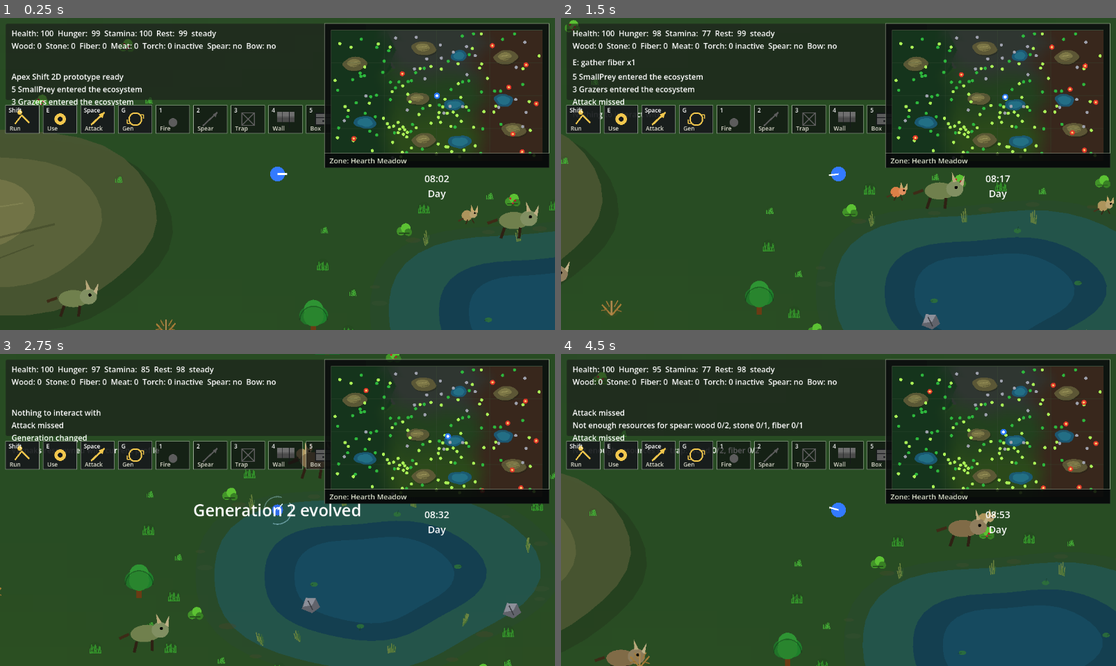
Above: before the commit, frames 1-4 (two rows, left to right).
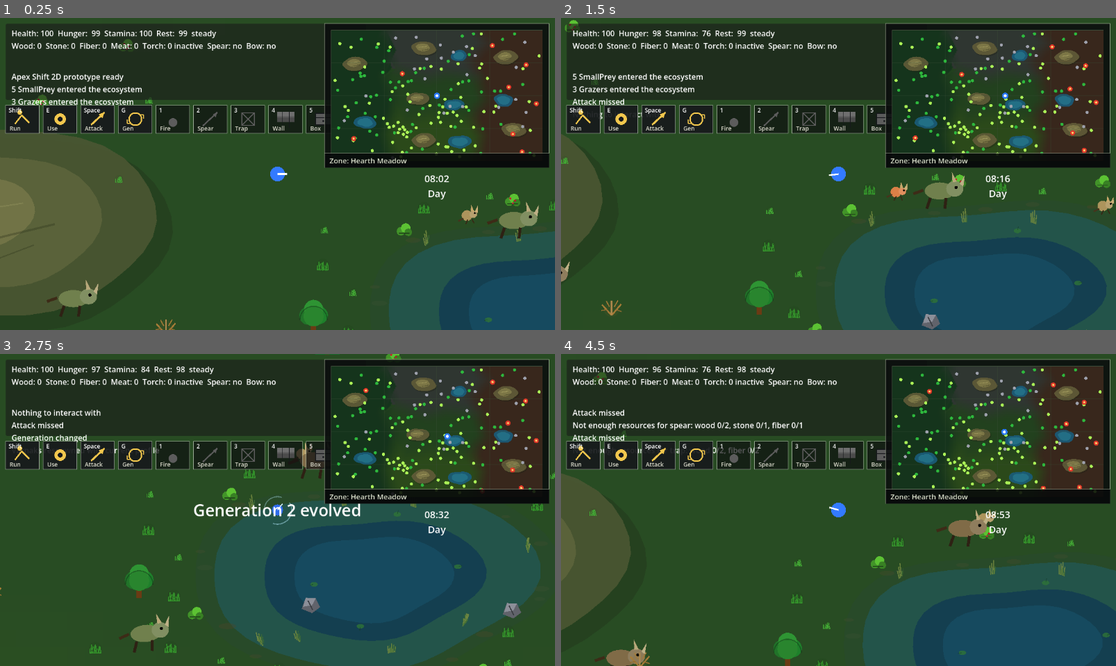
Above: after the commit, the same moments.

Repository: krisstoof/apex-shift-2d
Game: Godot game, scene res://scenes/main.tscn
Same seed, same stepped clock (60 frames per second), same inputs: the game is played once before the commit and once after it.
Inputs (mouse positions are in pixels of both pictures, inside the frame that each line leads up to):
- Up to frame 1 (0.25 s): no input
- Up to frame 2 (1.5 s): tap Enter at 0.5 s; move the mouse to (960, 158) at 0.52 s; hold D (move_right) 0.53-1.28 s; hold Shift 0.53-1.28 s; click (960, 158) at 0.67 s; tap Space at 0.77 s; move the mouse to (727, 189) at 1.27 s; hold S (move_down) from 1.28 s (still down); tap E at 1.35 s
- Up to frame 3 (2.75 s): tap Space at 1.52 s; move the mouse to (333, 441) at 2.02 s; release S (move_down) at 2.03 s; hold D (move_right) from 2.03 s (still down); tap G at 2.1 s
- Up to frame 4 (4.5 s): move the mouse to (810, 572) at 2.77 s; release D (move_right) at 2.78 s; hold W (move_up) 2.78-3.53 s; tap 1 at 2.85 s; click (810, 572) at 2.92 s; tap Space at 3.02, 3.77 s; move the mouse to (1005, 556) at 3.52 s; hold A (move_left) from 3.53 s (still down); tap 2 at 3.6 s; move the mouse to (672, 463) at 4.27 s; tap 3 at 4.35 s

The runs differ from the first frame. In frame 1, less than 0.1% of the frame differs, in the area x 63-98%, y 8-43%; in frame 2, 0.2%, in the area x 2-97%, y 4-53%; in frame 3, less than 0.1%; in frame 4, less than 0.1%.

Commit message:
polish/#93 Fix biome blend color accumulator

Diff:
--- a/scripts/systems/game_balance.gd
+++ b/scripts/systems/game_balance.gd
@@ -211,6 +211,14 @@
 	"tree_regrowth_time_days": 3,
 	"dry_bush_regrowth_time_days": 3,
 	"growth_tick_seconds": 5.0
+}
+
+const BIOME_VISUALS := {
+	"biome_blend_radius": 300.0,
+	"biomass_depleted_tint": Color(0.34, 0.31, 0.22),
+	"biomass_tint_max_strength": 0.38,
+	"biomass_darkening_max_strength": 0.08,
+	"biomass_visual_bucket_percent": 5.0
 }
 
 const ECOSYSTEM := {
--- a/scripts/ui/hud.gd
+++ b/scripts/ui/hud.gd
@@ -2,6 +2,7 @@
 
 const WORLD_CONFIG := preload("res://scripts/world/world_config.gd")
 const ECOSYSTEM_MESSAGE_COOLDOWN_SECONDS := 30.0
+const HUD_REFRESH_INTERVAL := 0.10
 
 var player: Node
 var evolution_director: Node
@@ -12,6 +13,7 @@
 var map_screen_open := false
 var pause_menu_open := false
 var center_notification_time := 0.0
+var hud_refresh_timer := 0.0
 var ecosystem_message_cooldowns: Dictionary = {}
 
 @onready var stats_label: Label = $Panel/StatsLabel
@@ -49,6 +51,7 @@
 	minimap.bind(player, world_rect, biome_zones, landmarks)
 	map_screen.bind(player, evolution_director, day_night_system, world_rect, biome_zones, landmarks)
 	debug_panel.bind(player, evolution_director, day_night_system, ecosystem_director)
+	_refresh_hud_text()
 
 
 func _process(delta: float) -> void:
@@ -57,6 +60,16 @@
 	if center_notification_time > 0.0:
 		center_notification_time = max(center_notification_time - delta, 0.0)
 		center_notification_label.visible = center_notification_time > 0.0
+	hud_refresh_timer += delta
+	if hud_refresh_timer < HUD_REFRESH_INTERVAL:
+		return
+	hud_refresh_timer = 0.0
+	_refresh_hud_text()
+
+
+func _refresh_hud_text() -> void:
+	if not player or not evolution_director or not day_night_system:
+		return
 	var clock_text: String = day_night_system.get_clock_time() if day_night_system.has_method("get_clock_time") else "--:--"
 	var time_label: String = day_night_system.get_time_label() if day_night_system.has_method("get_time_label") else ""
 	clock_label.text = "%s\n%s" % [clock_text, time_label]
--- a/scripts/ui/map_screen.gd
+++ b/scripts/ui/map_screen.gd
@@ -5,7 +5,7 @@
 const PADDING := 24.0
 const PANEL_GAP := 20.0
 const BIOME_BLEND_TEXTURE_SIZE := Vector2i(160, 98)
-const BIOME_BLEND_RADIUS := 420.0
+const DEFAULT_BIOME_BLEND_RADIUS := 300.0
 const BIOME_NEIGHBOR_BLEND_WEIGHT := 0.90
 const POND_MARKER_Y_SCALE := 0.62
 const HILL_MARKER_Y_SCALE := 0.58
@@ -360,7 +360,7 @@
 				(float(y) + 0.5) / float(BIOME_BLEND_TEXTURE_SIZE.y)
 			)
 			var world_position := world_rect.position + uv * world_rect.size
-			image.set_pixel(x, y, _get_blended_biome_color_at(world_position, biome_zones, colors, BIOME_BLEND_RADIUS))
+			image.set_pixel(x, y, _get_blended_biome_color_at(world_position, biome_zones, colors, _get_biome_blend_radius()))
 	biome_blend_texture = ImageTexture.create_from_image(image)
 	biome_blend_colors_key = current_key
 
@@ -422,10 +422,15 @@
 
 func _get_biome_colors_key() -> String:
 	var parts: Array[String] = []
+	parts.append("blend:%.1f" % _get_biome_blend_radius())
 	for biome in biome_zones:
 		var color := Color(biome["color"])
 		parts.append("%.3f:%.3f:%.3f" % [color.r, color.g, color.b])
 	return "|".join(parts)
+
+
+func _get_biome_blend_radius() -> float:
+	return max(float(GAME_BALANCE.BIOME_VISUALS.get("biome_blend_radius", DEFAULT_BIOME_BLEND_RADIUS)), 1.0)
 
 
 func _world_to_map(world_position: Vector2, map_rect: Rect2) -> Vector2:
--- a/scripts/ui/minimap.gd
+++ b/scripts/ui/minimap.gd
@@ -4,10 +4,11 @@
 const GAME_BALANCE := preload("res://scripts/systems/game_balance.gd")
 const PADDING := 14.0
 const BIOME_BLEND_TEXTURE_SIZE := Vector2i(192, 116)
-const BIOME_BLEND_RADIUS := 420.0
+const DEFAULT_BIOME_BLEND_RADIUS := 300.0
 const BIOME_NEIGHBOR_BLEND_WEIGHT := 0.90
 const POND_MARKER_Y_SCALE := 0.62
 const HILL_MARKER_Y_SCALE := 0.58
+const MINIMAP_REDRAW_INTERVAL := 0.20
 
 var player: Node2D
 var world_rect := WORLD_CONFIG.WORLD_RECT
@@ -15,6 +16,7 @@
 var landmarks: Array[Dictionary] = []
 var biome_blend_texture: ImageTexture
 var biome_blend_colors_key := ""
+var minimap_redraw_timer := 0.0
 
 
 func _ready() -> void:
@@ -29,8 +31,11 @@
 	queue_redraw()
 
 
-func _process(_delta: float) -> void:
-	queue_redraw()
+func _process(delta: float) -> void:
+	minimap_redraw_timer += delta
+	if minimap_redraw_timer >= MINIMAP_REDRAW_INTERVAL:
+		minimap_redraw_timer = 0.0
+		queue_redraw()
 
 
 func _draw() -> void:
@@ -76,7 +81,7 @@
 				(float(y) + 0.5) / float(BIOME_BLEND_TEXTURE_SIZE.y)
 			)
 			var world_position := world_rect.position + uv * world_rect.size
-			image.set_pixel(x, y, _get_blended_biome_color_at(world_position, biome_zones, colors, BIOME_BLEND_RADIUS))
+			image.set_pixel(x, y, _get_blended_biome_color_at(world_position, biome_zones, colors, _get_biome_blend_radius()))
 	biome_blend_texture = ImageTexture.create_from_image(image)
 	biome_blend_colors_key = current_key
 
@@ -138,10 +143,15 @@
 
 func _get_biome_colors_key() -> String:
 	var parts: Array[String] = []
+	parts.append("blend:%.1f" % _get_biome_blend_radius())
 	for biome in biome_zones:
 		var color := Color(biome["color"])
 		parts.append("%.3f:%.3f:%.3f" % [color.r, color.g, color.b])
 	return "|".join(parts)
+
+
+func _get_biome_blend_radius() -> float:
+	return max(float(GAME_BALANCE.BIOME_VISUALS.get("biome_blend_radius", DEFAULT_BIOME_BLEND_RADIUS)), 1.0)
 
 
 func _draw_grid(content_rect: Rect2) -> void:
--- a/scripts/ui/skill_icon_bar.gd
+++ b/scripts/ui/skill_icon_bar.gd
@@ -1,6 +1,9 @@
 extends Control
 
+const ICON_BAR_REDRAW_INTERVAL := 0.20
+
 var player: Node
+var redraw_timer := 0.0
 
 var slots := [
 	{"key": "Shift", "name": "Run", "kind": "run"},
@@ -23,8 +26,11 @@
 	queue_redraw()
 
 
-func _process(_delta: float) -> void:
-	queue_redraw()
+func _process(delta: float) -> void:
+	redraw_timer += delta
+	if redraw_timer >= ICON_BAR_REDRAW_INTERVAL:
+		redraw_timer = 0.0
+		queue_redraw()
 
 
 func _draw() -> void:
--- a/scripts/world/world.gd
+++ b/scripts/world/world.gd
@@ -21,10 +21,11 @@
 const DEBUG_GRAZER_VISIBLE_COUNT := 2
 const DEBUG_SMALL_PREY_SPAWN_RADIUS := 180.0
 const DEBUG_GRAZER_SPAWN_RADIUS := 240.0
-const BIOME_DEPLETED_TINT := Color(0.42, 0.33, 0.18)
 const BIOME_BLEND_TEXTURE_SIZE := Vector2i(192, 118)
-const BIOME_BLEND_RADIUS := 420.0
+const DEFAULT_BIOME_BLEND_RADIUS := 300.0
 const BIOME_NEIGHBOR_BLEND_WEIGHT := 0.90
+const WORLD_BACKGROUND_REDRAW_INTERVAL := 0.20
+const NIGHT_REDRAW_MIN_DELTA := 0.03
 const PLANT_RESOURCE_KINDS := [
 	"conifer_tree",
 	"leafy_tree",
@@ -63,6 +64,10 @@
 var pond_landmarks: Array[Dictionary] = []
 var biome_blend_texture: ImageTexture
 var biome_blend_colors_key := ""
+var biome_blend_weights: Array[PackedFloat32Array] = []
+var biome_blend_weights_key := ""
+var world_background_redraw_timer := 0.0
+var last_drawn_night_amount := -1.0
 
 func _ready() -> void:
 	texture_filter = CanvasItem.TEXTURE_FILTER_LINEAR
@@ -89,7 +94,12 @@
 	if small_prey_spawn_timer >= SMALL_PREY_SPAWN_TICK_SECONDS:
 		small_prey_spawn_timer = 0.0
 		_sync_visible_small_prey()
-	queue_redraw()
+	world_background_redraw_timer += delta
+	var current_night_amount := _get_night_amount()
+	if world_background_redraw_timer >= WORLD_BACKGROUND_REDRAW_INTERVAL or abs(current_night_amount - last_drawn_night_amount) >= NIGHT_REDRAW_MIN_DELTA:
+		world_background_redraw_timer = 0.0
+		last_drawn_night_amount = current_night_amount
+		queue_redraw()
 
 
 func get_world_rect() -> Rect2:
@@ -1371,6 +1381,7 @@
 			call_deferred("respawn_missing_varnaks")
 	elif event_name == "ecosystem_vegetation_changed":
 		var biome_id := str(_payload.get("biome_id", ""))
+		queue_redraw()
 		if not biome_id.is_empty():
 			call_deferred("_sync_biome_vegetation", biome_id)
 
@@ -1389,8 +1400,15 @@
 	_draw_biome_blend_texture()
 	_draw_landmarks()
 	draw_rect(WORLD_CONFIG.WORLD_RECT, Color(0.07, 0.09, 0.07), false, 5.0)
-	if day_night_system and day_night_system.night_amount > 0.0:
-		draw_rect(WORLD_CONFIG.WORLD_RECT, Color(0.02, 0.03, 0.09, day_night_system.night_amount * 0.62), true)
+	var night_amount := _get_night_amount()
+	if night_amount > 0.0:
+		draw_rect(WORLD_CONFIG.WORLD_RECT, Color(0.02, 0.03, 0.09, night_amount * 0.62), true)
+
+
+func _get_night_amount() -> float:
+	if not day_night_system:
+		return 0.0
+	return clamp(float(day_night_system.night_amount), 0.0, 1.0)
 
 
 func _draw_biome_blend_texture() -> void:
@@ -1403,11 +1421,29 @@
 	var current_key := _get_biome_colors_key()
 	if biome_blend_texture and biome_blend_colors_key == current_key:
 		return
+	var biome_zones := WORLD_CONFIG.get_biome_zones()
+	_ensure_biome_blend_weights(biome_zones)
 	var image := Image.create(BIOME_BLEND_TEXTURE_SIZE.x, BIOME_BLEND_TEXTURE_SIZE.y, false, Image.FORMAT_RGBA8)
-	var biome_zones := WORLD_CONFIG.get_biome_zones()
 	var colors: Array[Color] = []
 	for biome in biome_zones:
-		colors.append(Color(biome["color"]))
+		colors.append(_get_biome_visual_color(biome))
+	var pixel_index := 0
+	for y in range(BIOME_BLEND_TEXTURE_SIZE.y):
+		for x in range(BIOME_BLEND_TEXTURE_SIZE.x):
+			var weights: PackedFloat32Array = biome_blend_weights[pixel_index]
+			image.set_pixel(x, y, _get_weighted_biome_color(weights, colors))
+			pixel_index += 1
+	biome_blend_texture = ImageTexture.create_from_image(image)
+	biome_blend_colors_key = current_key
+
+
+func _ensure_biome_blend_weights(biome_zones: Array[Dictionary]) -> void:
+	var current_key := _get_biome_blend_weights_key(biome_zones)
+	var expected_count := BIOME_BLEND_TEXTURE_SIZE.x * BIOME_BLEND_TEXTURE_SIZE.y
+	if biome_blend_weights_key == current_key and biome_blend_weights.size() == expected_count:
+		return
+	biome_blend_weights.clear()
+	var blend_radius := _get_biome_blend_radius()
 	for y in range(BIOME_BLEND_TEXTURE_SIZE.y):
 		for x in range(BIOME_BLEND_TEXTURE_SIZE.x):
 			var uv := Vector2(
@@ -1415,15 +1451,28 @@
 				(float(y) + 0.5) / float(BIOME_BLEND_TEXTURE_SIZE.y)
 			)
 			var world_position := WORLD_CONFIG.WORLD_RECT.position + uv * WORLD_CONFIG.WORLD_RECT.size
-			image.set_pixel(x, y, _get_blended_biome_color_at(world_position, biome_zones, colors, BIOME_BLEND_RADIUS))
-	biome_blend_texture = ImageTexture.create_from_image(image)
-	biome_blend_colors_key = current_key
-
-
-func _get_blended_biome_color_at(position: Vector2, biome_zones: Array[Dictionary], colors: Array[Color], blend_radius: float) -> Color:
+			biome_blend_weights.append(_get_biome_blend_weights_at(world_position, biome_zones, blend_radius))
+	biome_blend_weights_key = current_key
+
+
+func _get_biome_blend_weights_key(biome_zones: Array[Dictionary]) -> String:
+	var parts: Array[String] = []
+	parts.append("%dx%d" % [BIOME_BLEND_TEXTURE_SIZE.x, BIOME_BLEND_TEXTURE_SIZE.y])
+	parts.append("blend:%.1f" % _get_biome_blend_radius())
+	for biome in biome_zones:
+		var point_parts: Array[String] = []
+		for point in PackedVector2Array(biome["points"]):
+			point_parts.append("%.1f,%.1f" % [point.x, point.y])
+		parts.append(";".join(point_parts))
+	return "|".join(parts)
+
+
+func _get_biome_blend_weights_at(position: Vector2, biome_zones: Array[Dictionary], blend_radius: float) -> PackedFloat32Array:
 	var containing_index := -1
 	var containing_edge_distance := INF
 	var edge_distances: Array[float] = []
+	var weights := PackedFloat32Array()
+	weights.resize(biome_zones.size())
 	for i in biome_zones.size():
 		var points := PackedVector2Array(biome_zones[i]["points"])
 		var edge_distance := _get_point_polygon_edge_distance(position, points)
@@ -1432,11 +1481,12 @@
 			containing_index = i
 			containing_edge_distance = edge_distance
 	if containing_index == -1:
-		return _get_nearest_biome_color(edge_distances, colors)
-	var result := colors[containing_index]
+		weights[_get_nearest_biome_index(edge_distances)] = 1.0
+		return weights
+	weights[containing_index] = 1.0
 	var total_weight := 1.0
 	if containing_edge_distance >= blend_radius:
-		return result
+		return weights
 	for i in biome_zones.size():
 		if i == containing_index:
 			continue
@@ -1444,19 +1494,38 @@
 		if shared_edge_distance > blend_radius:
 			continue
 		var neighbor_weight: float = pow(1.0 - shared_edge_distance / blend_radius, 2.0) * BIOME_NEIGHBOR_BLEND_WEIGHT
-		result += colors[i] * neighbor_weight
+		weights[i] = neighbor_weight
 		total_weight += neighbor_weight
-	return result / total_weight
-
-
-func _get_nearest_biome_color(edge_distances: Array[float], colors: Array[Color]) -> Color:
+	for i in weights.size():
+		weights[i] = weights[i] / total_weight
+	return weights
+
+
+func _get_nearest_biome_index(edge_distances: Array[float]) -> int:
 	var nearest_index := 0
 	var nearest_distance := INF
 	for i in edge_distances.size():
 		if edge_distances[i] < nearest_distance:
 			nearest_index = i
 			nearest_distance = edge_distances[i]
-	return colors[nearest_index]
+	return nearest_index
+
+
+func _get_weighted_biome_color(weights: PackedFloat32Array, colors: Array[Color]) -> Color:
+	if colors.is_empty():
+		return Color.BLACK
+	var result := Color(0.0, 0.0, 0.0, 0.0)
+	var total_weight := 0.0
+	var color_count: int = min(weights.size(), colors.size())
+	for i in color_count:
+		var weight := weights[i]
+		if weight <= 0.0:
+			continue
+		result += colors[i] * weight
+		total_weight += weight
+	if total_weight <= 0.0:
+		return colors[0]
+	return result / total_weight
 
 
 func _get_point_polygon_edge_distance(point: Vector2, points: PackedVector2Array) -> float:
@@ -1479,8 +1548,9 @@
 
 func _get_biome_colors_key() -> String:
 	var parts: Array[String] = []
+	parts.append("blend:%.1f" % _get_biome_blend_radius())
 	for biome in WORLD_CONFIG.get_biome_zones():
-		var color := Color(biome["color"])
+		var color := _get_biome_visual_color(biome)
 		parts.append("%.3f:%.3f:%.3f" % [color.r, color.g, color.b])
 	return "|".join(parts)
 
@@ -1493,8 +1563,17 @@
 	if biome_state.is_empty():
 		return base_color
 	var biomass_percent: float = clamp(float(biome_state.get("plant_biomass_percent", 100.0)), 0.0, 100.0)
-	var stress := 1.0 - biomass_percent / 100.0
-	return base_color.lerp(BIOME_DEPLETED_TINT, stress * 0.75).darkened(stress * 0.18)
+	var visual_bucket: float = max(float(GAME_BALANCE.BIOME_VISUALS.get("biomass_visual_bucket_percent", 5.0)), 1.0)
+	var visual_biomass_percent: float = clamp(round(biomass_percent / visual_bucket) * visual_bucket, 0.0, 100.0)
+	var stress := 1.0 - visual_biomass_percent / 100.0
+	var depleted_tint := Color(GAME_BALANCE.BIOME_VISUALS.get("biomass_depleted_tint", Color(0.34, 0.31, 0.22)))
+	var tint_strength := float(GAME_BALANCE.BIOME_VISUALS.get("biomass_tint_max_strength", 0.38))
+	var darkening_strength := float(GAME_BALANCE.BIOME_VISUALS.get("biomass_darkening_max_strength", 0.08))
+	return base_color.lerp(depleted_tint, stress * tint_strength).darkened(stress * darkening_strength)
+
+
+func _get_biome_blend_radius() -> float:
+	return max(float(GAME_BALANCE.BIOME_VISUALS.get("biome_blend_radius", DEFAULT_BIOME_BLEND_RADIUS)), 1.0)
 
 
 func _draw_landmarks() -> void:
